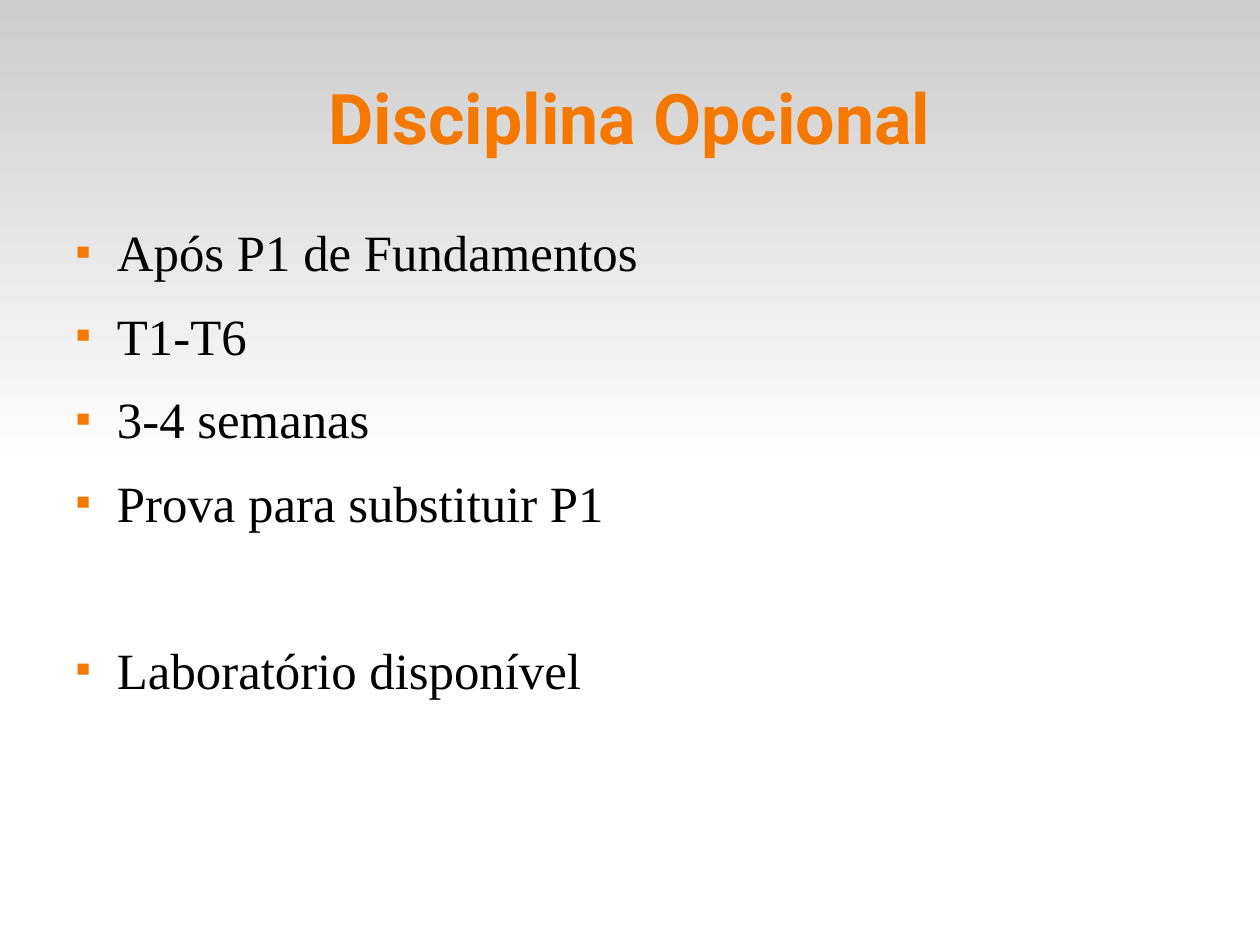
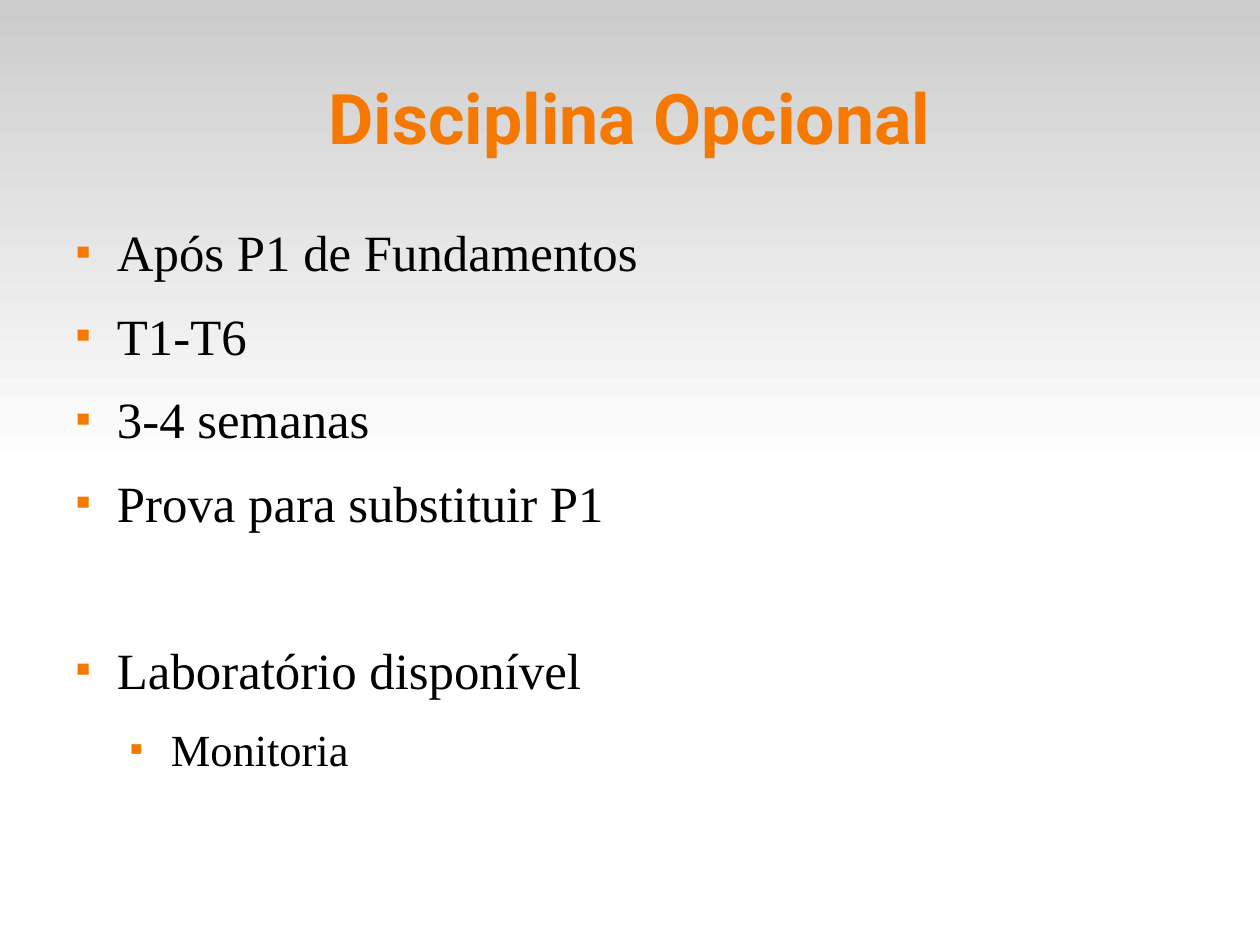
Before and after one commit to fsantanna-no/101, a slide deck: slide 2 of slides/00.odp. Drawn at 1260x945 pixels with LibreOffice and Linux fonts; fonts in the diff are those of the drawing. Boxes give left, top, right and bottom in pixels: in the first picture for what was removed or moved away, otherwise in the second. Text is boxed around its words. In the diff, an @@ line names an element or a change of style, - is before the commit and + after.

```diff
--- a/slides/00.odp
+++ b/slides/00.odp
@@ text at box(171, 736, 348, 767): paragraph added @@
+  ■ Monitoria
```
Also in this commit, not shown: 2 other slides changed, 1 slide added, 25 other files.
